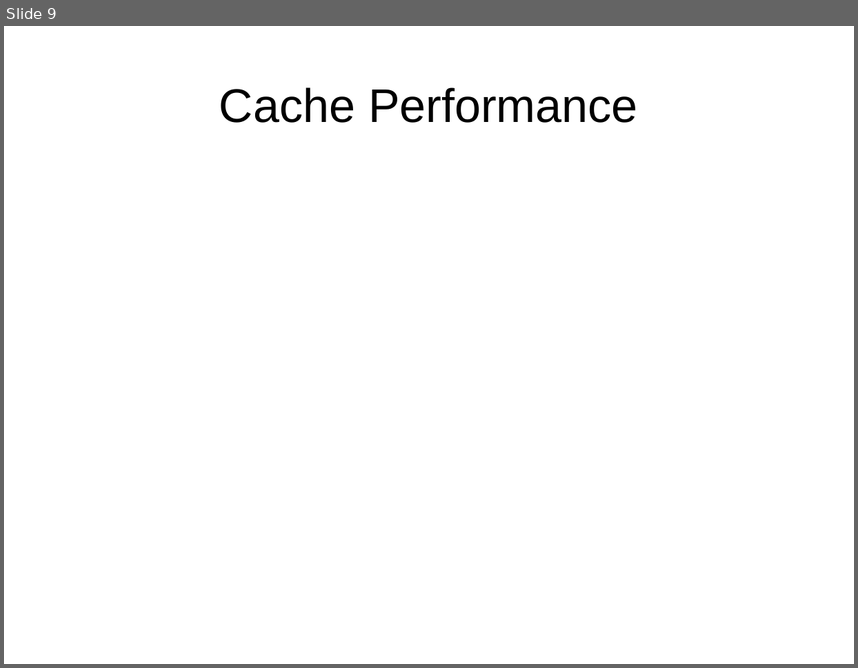
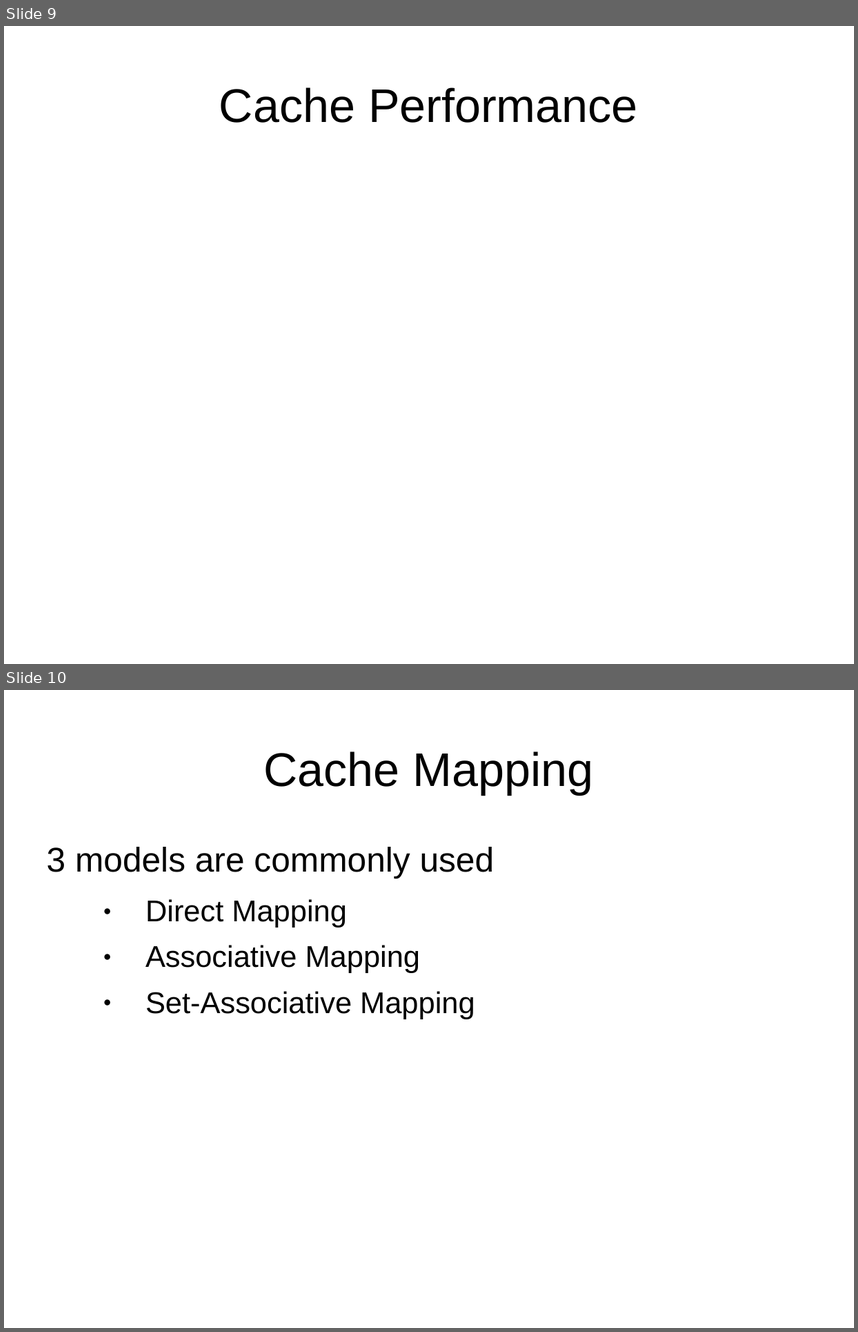
Before and after one commit to Gibbedboy/CSCI-460-Presentation, a slide deck: CacheMemory.ppt. Shown one above the other, each under a label of ours: slide 9 before the commit, slides 9 and 10 after it. The pictures are 858x668 and 858x1332 pixels, drawn with LibreOffice and Linux fonts; fonts in the diff are those of the drawing. Boxes give left, top, right and bottom in pixels: in the first picture for what was removed or moved away, otherwise in the second. Text is boxed around its words. In the diff, an @@ line names an element or a change of style, - is before the commit and + after.

```diff
--- a/CacheMemory.ppt
+++ b/CacheMemory.ppt
@@ slide 10 added at (4,690,854,1328), background #FFFFFF @@
@@ title added at (263,751,594,794), 44 pt, text #000000 @@
+Cache Mapping
@@ text added at (47,847,495,1019), 28 pt, text #000000 @@
+3 models are commonly used
+  ● Direct Mapping
+  ● Associative Mapping
+  ● Set-Associative Mapping
```
Also in this commit, not shown: 3 other slides added, 4 slides removed, 1 other file.
